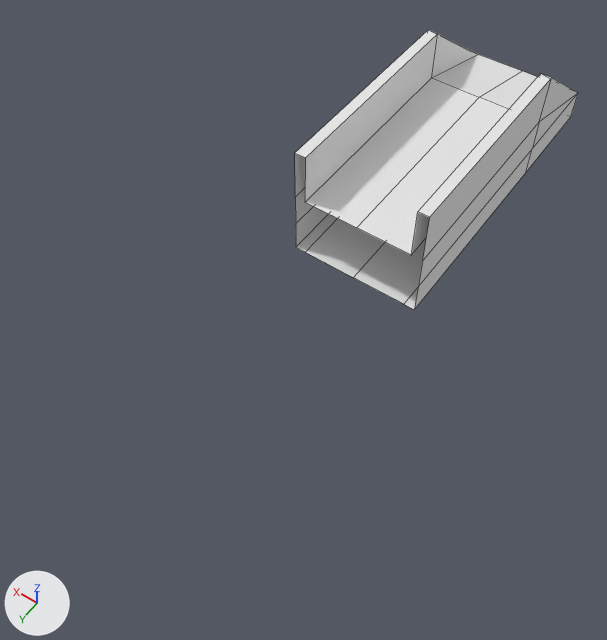
One commit to the Blender file Arts/Models/Scenario/Bridge/Newbridge.blend: the scene before it, then after it.
Rendered twice from a camera (50 mm lens) standing at (-2.73, 4.65, 8.59) and looking at (0.03, 0.79, 2.51). The lights are fixed; the arrows at lower left show +X, +Y and +Z. Mesh edges are drawn as thin lines.
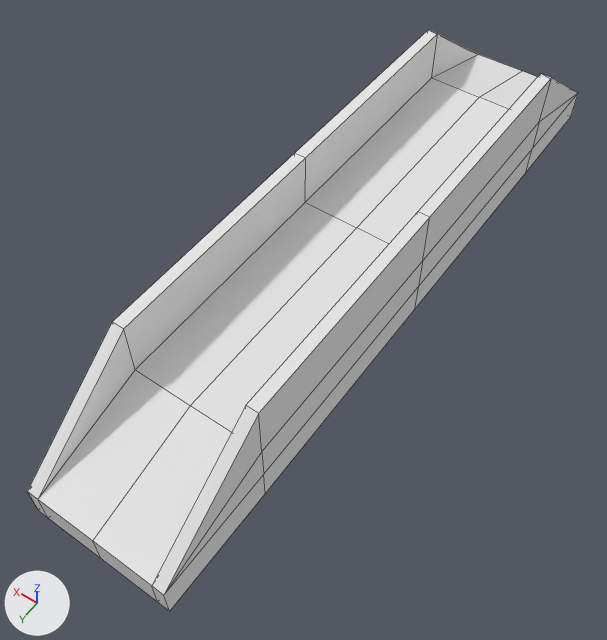
What the commit changed:
Object 'Cube' (ob_cube) gains a MIRROR modifier named 'Mirror'.
Modifier setting: use_axis = (False, True, False).
Modifier setting: use_clip = True.

Pixel boxes [x1, y1, x2, y2] of what changed, in the pictures (607 x 640 px):
'Cube', modifiers changed (94% wider, 107% taller): before [295, 30, 578, 310]; after [28, 30, 578, 611]
